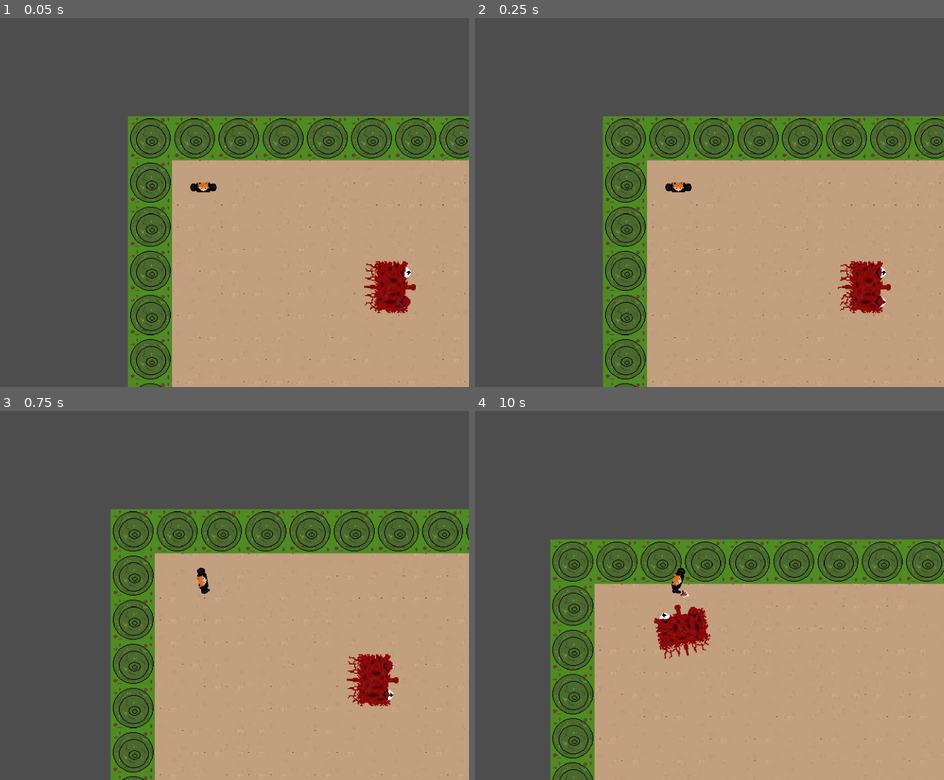
Above: before the commit, frames 1-4 (two rows, left to right).
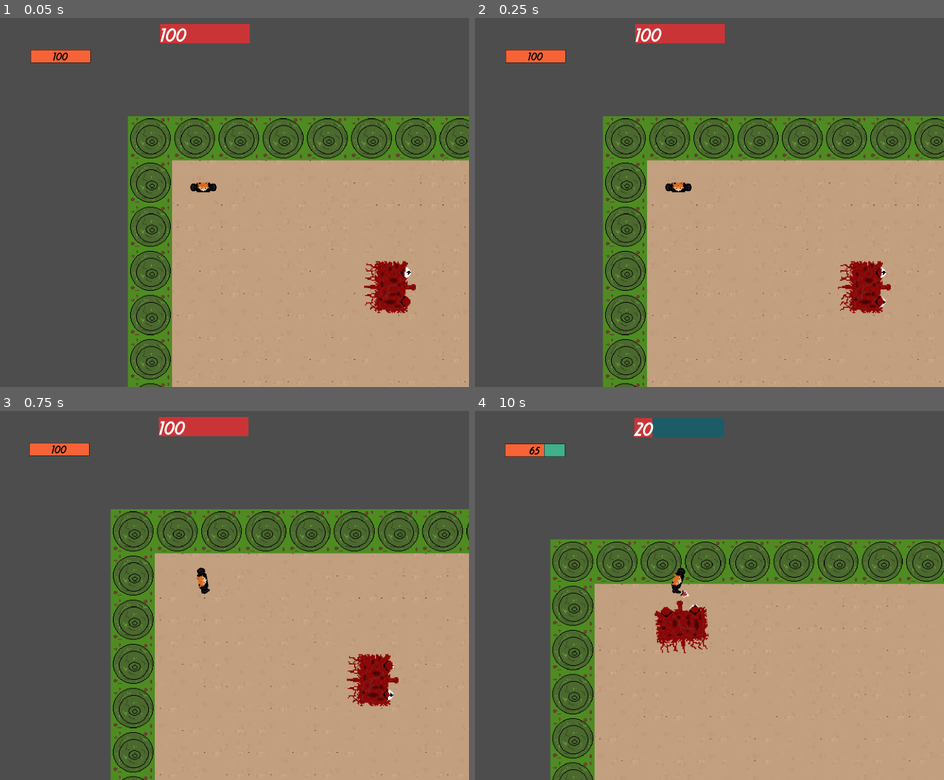
Above: after the commit, the same moments.

Repository: Hanover-CS/HC24-Max-Bowe-Senior-Project
Game: Godot game, scene res://Scenes/boss_scene.tscn
Two runs of this game, one before a commit and one after it. Both use one fixed random seed, a clock stepped at 60 frames per second and the inputs below. This scene is started directly instead of the project's main scene.
Inputs (mouse positions are in pixels of both pictures, inside the frame that each line leads up to):
- Up to frame 1 (0.05 s): no input
- Up to frame 2 (0.25 s): no input
- Up to frame 3 (0.75 s): tap Enter at 0.5 s; move the mouse to (318, 562) at 0.52 s; hold D (right) from 0.53 s (still down); click (318, 562) at 0.6 s
- Up to frame 4 (10 s): release D (right) at 1.25 s; drag from (573, 599) to (695, 584) at 1.27 s; move the mouse to (732, 492) at 2.02 s; hold D (right) 2.03-2.75 s; tap Alt at 2.1, 5.1, 8.1 s; drag from (653, 661) to (517, 521) at 2.77 s; move the mouse to (836, 639) at 3.52 s; hold A (left) 3.53-4.25 s; click (836, 639) at 3.6 s; drag from (517, 521) to (723, 599) at 4.27 s; move the mouse to (704, 580) at 5.02 s; hold Down (down) 5.03-5.75 s; click (704, 580) at 5.17 s; drag from (596, 481) to (686, 565) at 5.77 s; move the mouse to (793, 562) at 6.52 s; hold Up (up) 6.53-7.25 s; click (793, 562) at 6.6 s; drag from (573, 599) to (676, 580) at 7.27 s; move the mouse to (732, 492) at 8.02 s; hold Down (down) 8.03-8.75 s; drag from (653, 661) to (517, 521) at 8.77 s; move the mouse to (836, 639) at 9.52 s; hold Up (up) from 9.53 s (still down); click (836, 639) at 9.6 s

The runs differ from the first frame. In frame 1, 1.5% of the frame differs, in the area x 6-54%, y 1-13%; in frame 2, 1.5%; in frame 3, 1.5%; in frame 4, 2.2%, in the area x 6-54%, y 1-68%.

Commit message:
added mystery_scene where you can get an upgrade

Diff:
--- a/project/Characters/Enemy/boss.gd
+++ b/project/Characters/Enemy/boss.gd
@@ -4,6 +4,7 @@
 var animations
 var sees_player = false
 var player
+var player_damage: int
 var speed = 100
 var can_be_attacked = true
 var player_in_range = false
@@ -14,6 +15,7 @@
 	pass
 
 func _ready():
+	player_damage = global.playerDamage
 	animations = $BossSprite
 
 func _physics_process(delta):
@@ -38,10 +40,18 @@
 		# another built in function that moves an object to a point in space
 		move_and_collide(((player.position - position)/speed))
 
+
+func damage_enemy():
+	if player_in_range and global.player_attacking and can_be_attacked:
+		$DamageCooldown.start()
+		can_be_attacked = false
+		health -= player_damage
+		print("Boss has taken ", player_damage, " damage, current health is: ", health)
+
 func check_player_attacking():
-	if global.player_attacking and can_be_attacked:
+	if global.player_attacking and can_be_attacked and player_in_range:
 		can_be_attacked = false
-		health -= 10
+		health -= player_damage
 		print(health)
 		$DamageCooldown.start()
 
@@ -67,3 +77,14 @@
 func _on_death_animation_timeout():
 	emit_signal("boss_defeated")
 	self.queue_free()
+
+func _on_hit_box_area_entered(area):
+	if area.has_method('player_attack_box'):
+		player_in_range = true
+
+# called when a body exits its hitbox, will check if player, if so,
+# player_in_range is marked false
+
+func _on_hit_box_area_exited(area):
+	if area.has_method('player_attack_box'):
+		player_in_range = false
--- a/project/Characters/Enemy/boss.tscn
+++ b/project/Characters/Enemy/boss.tscn
@@ -217,6 +217,9 @@
 
 [sub_resource type="RectangleShape2D" id="RectangleShape2D_31i66"]
 size = Vector2(28, 42)
+
+[sub_resource type="RectangleShape2D" id="RectangleShape2D_4sh47"]
+size = Vector2(28, 46)
 
 [node name="Boss" type="CharacterBody2D"]
 script = ExtResource("1_uwhtc")
@@ -254,8 +257,15 @@
 [node name="DeathAnimation" type="Timer" parent="."]
 wait_time = 2.0
 
+[node name="HitBox" type="Area2D" parent="."]
+
+[node name="CollisionShape2D" type="CollisionShape2D" parent="HitBox"]
+shape = SubResource("RectangleShape2D_4sh47")
+
 [connection signal="body_entered" from="BossSight" to="." method="_on_boss_sight_body_entered"]
 [connection signal="body_exited" from="BossSight" to="." method="_on_boss_sight_body_exited"]
 [connection signal="body_entered" from="AttackBox" to="." method="_on_attack_box_body_entered"]
 [connection signal="timeout" from="DamageCooldown" to="." method="_on_damage_cooldown_timeout"]
 [connection signal="timeout" from="DeathAnimation" to="." method="_on_death_animation_timeout"]
+[connection signal="area_entered" from="HitBox" to="." method="_on_hit_box_area_entered"]
+[connection signal="area_exited" from="HitBox" to="." method="_on_hit_box_area_exited"]
--- a/project/Characters/Enemy/enemy_eye.gd
+++ b/project/Characters/Enemy/enemy_eye.gd
@@ -3,6 +3,7 @@
 var health = 100
 var can_take_damage = true
 var player_in_range = false
+var player_damage : int
 var player_chase = false
 var blinking = false
 
@@ -15,6 +16,7 @@
 
 func _ready():
 	global.enemies.append(self)
+	player_damage = global.playerDamage
 	animations = $EyeSprite
 	$BlinkAnimationTimer.wait_time = randi_range(3,5)
 
@@ -56,8 +58,8 @@
 		animations.play("damaged")
 		$DamageCooldown.start()
 		can_take_damage = false
-		health -= 20
-		print(self, "eye has taken 20 damage, current health is: ", health)
+		health -= player_damage
+		print("eye has taken ", player_damage, " damage, current health is: ", health)
 	if health <= 0:
 		var index = global.enemies.find(self)
 		global.enemies.pop_at(index)
--- a/project/Characters/Player/AttackBox.gd
+++ b/project/Characters/Player/AttackBox.gd
@@ -1 +1,4 @@
 extends Area2D
+
+func player_attack_box():
+	pass
--- a/project/Characters/Player/player.gd
+++ b/project/Characters/Player/player.gd
@@ -3,7 +3,7 @@
 var enemy_in_range = false
 var enemy_attack_cooldown = true
 var health: int
-const speed: int = 500
+var speed: int
 var player_alive = true
 var boss_in_range = false
 var attacking = false
@@ -13,6 +13,7 @@
 
 func _ready():
 	health = global.playerHealth
+	speed = global.playerSpeed
 	animations = $PlayerSprite
 
 	createEnemyTimer()
--- a/project/Characters/Player/player.tscn
+++ b/project/Characters/Player/player.tscn
@@ -1,7 +1,8 @@
-[gd_scene load_steps=6 format=3 uid="uid://dvt1burcnk2jb"]
+[gd_scene load_steps=7 format=3 uid="uid://dvt1burcnk2jb"]
 
 [ext_resource type="Script" path="res://Characters/Player/player.gd" id="1_0l7h8"]
 [ext_resource type="SpriteFrames" uid="uid://dkwgw24xo6dq2" path="res://Characters/Player/player_attack_frames.tres" id="2_hu31w"]
+[ext_resource type="Script" path="res://Characters/Player/AttackBox.gd" id="3_41eav"]
 
 [sub_resource type="CapsuleShape2D" id="CapsuleShape2D_qbdd5"]
 radius = 12.0
@@ -32,6 +33,7 @@
 
 [node name="AttackBox" type="Area2D" parent="."]
 monitoring = false
+script = ExtResource("3_41eav")
 
 [node name="CollisionShape2D" type="CollisionShape2D" parent="AttackBox"]
 position = Vector2(52, 20.625)
--- a/project/Scenes/BossScene.gd
+++ b/project/Scenes/BossScene.gd
@@ -1,21 +1,54 @@
 extends Node2D
 
-
-# Called when the node enters the scene tree for the first time.
 func _ready():
-	pass # Replace with function body.
+	set_health_bar($PlayerHealthBar, $Player)
+	set_health_bar($BossHealthBar, $Boss)
 
 
 # Called every frame. 'delta' is the elapsed time since the previous frame.
 func _process(delta):
 	check_level_passed()
+	health_bar_follow_player()
+	update_health()
 
 
 func check_level_passed():
-	if (global.bossDead):
+	if (global.bossDead && $LeaveLevelTimer.is_stopped()):
+		$BossHealthBar.visible = false
+		$BossHealthLabel.visible = false
 		$LeaveLevelTimer.start()
+		reset_global_stats()
 
+func reset_global_stats():
+	global.player_attacking = false
+	global.fightScene = false
+	global.types = []
+	global.clickedStatus = []
+	global.enemies = []
+	global.playerHealth = 100
+	global.playerPosition = Vector2(0,0)
+
+
+func set_health_bar(bar: ProgressBar, character: CharacterBody2D):
+	bar.max_value = character.health
+
+func health_bar_follow_player():
+	$PlayerHealthBar.position = $Player.position - Vector2(1000, 800)
+	$PlayerHealthLabel.position = $Player.position - Vector2(1000, 815)
+	$BossHealthBar.position = $Player.position - Vector2(250, 950)
+	$BossHealthLabel.position = $Player.position - Vector2(250, 975)
+
+func update_health():
+	$PlayerHealthBar.value = $Player.health
+	$PlayerHealthLabel.text = str($Player.health)
+	if !global.bossDead:
+		$BossHealthBar.value = $Boss.health
+		$BossHealthLabel.text = str($Boss.health)
+	else:
+		$BossHealthBar.value = 0
+		$BossHealthLabel.text = str(0)
 
 
 func _on_leave_level_timer_timeout():
+	print("leaving level")
 	custom_scene_manager.SwitchScene("main_menu")
--- a/project/Scenes/boss_scene.tscn
+++ b/project/Scenes/boss_scene.tscn
@@ -105,6 +105,37 @@
 outline_size = 10
 outline_color = Color(0, 0, 0, 1)
 
+[sub_resource type="StyleBoxFlat" id="StyleBoxFlat_cfr6u"]
+bg_color = Color(0.25098, 0.690196, 0.541176, 1)
+border_width_left = 2
+border_width_top = 2
+border_width_right = 2
+border_width_bottom = 2
+border_color = Color(0.0235294, 0.0235294, 0.0235294, 1)
+
+[sub_resource type="StyleBoxFlat" id="StyleBoxFlat_hpo4g"]
+bg_color = Color(0.968627, 0.388235, 0.211765, 1)
+border_width_left = 2
+border_width_top = 2
+border_width_right = 2
+border_width_bottom = 2
+border_color = Color(0, 0, 0, 1)
+
+[sub_resource type="LabelSettings" id="LabelSettings_7gpgt"]
+font = ExtResource("7_0rvei")
+font_size = 86
+font_color = Color(0.027451, 0.027451, 0.027451, 1)
+
+[sub_resource type="StyleBoxFlat" id="StyleBoxFlat_y1rf0"]
+bg_color = Color(0.105882, 0.360784, 0.403922, 1)
+
+[sub_resource type="StyleBoxFlat" id="StyleBoxFlat_285ng"]
+bg_color = Color(0.796078, 0.203922, 0.215686, 1)
+
+[sub_resource type="LabelSettings" id="LabelSettings_sjdjp"]
+font = ExtResource("7_0rvei")
+font_size = 150
+
 [node name="BossScene" type="Node2D"]
 script = ExtResource("1_3p1kr")
 
@@ -136,6 +167,7 @@
 
 [node name="LeaveLevelTimer" type="Timer" parent="."]
 wait_time = 4.0
+one_shot = true
 
 [node name="WinScreen" type="Control" parent="."]
 visible = false
@@ -161,5 +193,47 @@
 text = "Boss Defeated"
 label_settings = SubResource("LabelSettings_vlnvr")
 
+[node name="PlayerHealthBar" type="ProgressBar" parent="."]
+z_index = 10
+offset_left = -357.0
+offset_top = -39.0
+offset_right = -8.0
+offset_bottom = 36.0
+theme_override_styles/background = SubResource("StyleBoxFlat_cfr6u")
+theme_override_styles/fill = SubResource("StyleBoxFlat_hpo4g")
+step = 1.0
+show_percentage = false
+
+[node name="PlayerHealthLabel" type="Label" parent="."]
+z_index = 10
+offset_left = -356.0
+offset_top = -64.0
+offset_right = -9.0
+offset_bottom = 30.0
+text = "swag"
+label_settings = SubResource("LabelSettings_7gpgt")
+horizontal_alignment = 1
+vertical_alignment = 2
+
+[node name="BossHealthBar" type="ProgressBar" parent="."]
+z_index = 10
+offset_left = 537.0
+offset_top = 86.0
+offset_right = 1057.0
+offset_bottom = 197.0
+theme_override_styles/background = SubResource("StyleBoxFlat_y1rf0")
+theme_override_styles/fill = SubResource("StyleBoxFlat_285ng")
+step = 1.0
+show_percentage = false
+
+[node name="BossHealthLabel" type="Label" parent="."]
+z_index = 11
+offset_left = 559.0
+offset_top = 20.0
+offset_right = 1032.0
+offset_bottom = 223.0
+text = "boss swag"
+label_settings = SubResource("LabelSettings_sjdjp")
+
 [connection signal="boss_defeated" from="Boss" to="WinScreen" method="_on_boss_boss_defeated"]
 [connection signal="timeout" from="LeaveLevelTimer" to="." method="_on_leave_level_timer_timeout"]
--- a/project/Scenes/custom_scene_manager.tscn
+++ b/project/Scenes/custom_scene_manager.tscn
@@ -8,6 +8,7 @@
 "boss_scene": &"res://Scenes/boss_scene.tscn",
 "fight_scene": &"res://Scenes/fight_scene.tscn",
 "main_menu": &"res://Scenes/main_menu.tscn",
+"mystery_scene": &"res://Scenes/mystery_scene.tscn",
 "tile_selector": &"res://Scenes/tile_selector.tscn"
 }
 metadata/_edit_pinned_properties_ = [&"Scenes"]
--- a/project/Scenes/fight_scene.gd
+++ b/project/Scenes/fight_scene.gd
@@ -10,6 +10,7 @@
 
 func _ready():
 	spawn_enemies()
+	set_player_health_bar()
 
 # spawns enemies in a random position in the 2D space
 
--- a/project/Scenes/main_menu.gd
+++ b/project/Scenes/main_menu.gd
@@ -1,15 +1,6 @@
 extends MarginContainer
 
 class_name CustomSceneManagerMainMenu
-
-# Called when the node enters the scene tree for the first time.
-func _ready():
-	pass # Replace with function body.
-
-
-# Called every frame. 'delta' is the elapsed time since the previous frame.
-func _process(delta):
-	pass
 
 # listens for input on the start button, starts tile_selector on input
 
--- /dev/null
+++ b/project/Scenes/mystery_scene.gd
@@ -0,0 +1,15 @@
+extends Node2D
+
+
+# Called when the node enters the scene tree for the first time.
+func _ready():
+	pass # Replace with function body.
+
+
+# Called every frame. 'delta' is the elapsed time since the previous frame.
+func _process(delta):
+	pass
+
+
+func _on_item_item_selected():
+	custom_scene_manager.SwitchScene("tile_selector")
--- /dev/null
+++ b/project/Scenes/mystery_scene.tscn
@@ -0,0 +1,111 @@
+[gd_scene load_steps=9 format=3 uid="uid://kibfe0orvcy7"]
+
+[ext_resource type="Texture2D" uid="uid://do6g64qcinv2k" path="res://graphics/ground_tiles.png" id="1_qh68s"]
+[ext_resource type="Script" path="res://Scenes/mystery_scene.gd" id="1_tmxhc"]
+[ext_resource type="Texture2D" uid="uid://cljbosw4dslma" path="res://graphics/stone.png" id="2_rguwi"]
+[ext_resource type="PackedScene" uid="uid://dvt1burcnk2jb" path="res://Characters/Player/player.tscn" id="3_7w7ip"]
+[ext_resource type="PackedScene" uid="uid://c1vgmfwbqicbq" path="res://objects/item.tscn" id="4_250f7"]
+
+[sub_resource type="TileSetAtlasSource" id="TileSetAtlasSource_502k0"]
+texture = ExtResource("1_qh68s")
+texture_region_size = Vector2i(32, 32)
+0:0/0 = 0
+0:0/0/physics_layer_0/linear_velocity = Vector2(0, 0)
+0:0/0/physics_layer_0/angular_velocity = 0.0
+1:0/0 = 0
+1:0/0/physics_layer_0/linear_velocity = Vector2(0, 0)
+1:0/0/physics_layer_0/angular_velocity = 0.0
+0:1/0 = 0
+0:1/0/physics_layer_0/linear_velocity = Vector2(0, 0)
+0:1/0/physics_layer_0/angular_velocity = 0.0
+1:1/0 = 0
+1:1/0/physics_layer_0/linear_velocity = Vector2(0, 0)
+1:1/0/physics_layer_0/angular_velocity = 0.0
+2:1/0 = 0
+2:1/0/physics_layer_0/linear_velocity = Vector2(0, 0)
+2:1/0/physics_layer_0/angular_velocity = 0.0
+3:1/0 = 0
+3:1/0/physics_layer_0/linear_velocity = Vector2(0, 0)
+3:1/0/physics_layer_0/angular_velocity = 0.0
+2:0/0 = 0
+2:0/0/physics_layer_0/linear_velocity = Vector2(0, 0)
+2:0/0/physics_layer_0/angular_velocity = 0.0
+3:0/0 = 0
+3:0/0/physics_layer_0/linear_velocity = Vector2(0, 0)
+3:0/0/physics_layer_0/angular_velocity = 0.0
+0:2/0 = 0
+0:2/0/physics_layer_0/linear_velocity = Vector2(0, 0)
+0:2/0/physics_layer_0/angular_velocity = 0.0
+1:2/0 = 0
+1:2/0/physics_layer_0/linear_velocity = Vector2(0, 0)
+1:2/0/physics_layer_0/angular_velocity = 0.0
+2:2/0 = 0
+2:2/0/physics_layer_0/linear_velocity = Vector2(0, 0)
+2:2/0/physics_layer_0/angular_velocity = 0.0
+3:2/0 = 0
+3:2/0/physics_layer_0/linear_velocity = Vector2(0, 0)
+3:2/0/physics_layer_0/angular_velocity = 0.0
+0:3/0 = 0
+0:3/0/physics_layer_0/linear_velocity = Vector2(0, 0)
+0:3/0/physics_layer_0/angular_velocity = 0.0
+1:3/0 = 0
+1:3/0/physics_layer_0/linear_velocity = Vector2(0, 0)
+1:3/0/physics_layer_0/angular_velocity = 0.0
+2:3/0 = 0
+2:3/0/physics_layer_0/linear_velocity = Vector2(0, 0)
+2:3/0/physics_layer_0/angular_velocity = 0.0
+3:3/0 = 0
+3:3/0/physics_layer_0/linear_velocity = Vector2(0, 0)
+3:3/0/physics_layer_0/angular_velocity = 0.0
+3:4/0 = 0
+3:4/0/physics_layer_0/linear_velocity = Vector2(0, 0)
+3:4/0/physics_layer_0/angular_velocity = 0.0
+2:4/0 = 0
+2:4/0/physics_layer_0/linear_velocity = Vector2(0, 0)
+2:4/0/physics_layer_0/angular_velocity = 0.0
+1:4/0 = 0
+1:4/0/physics_layer_0/linear_velocity = Vector2(0, 0)
+1:4/0/physics_layer_0/angular_velocity = 0.0
+0:4/0 = 0
+0:4/0/physics_layer_0/linear_velocity = Vector2(0, 0)
+0:4/0/physics_layer_0/angular_velocity = 0.0
+
+[sub_resource type="TileSetAtlasSource" id="TileSetAtlasSource_um8pe"]
+texture = ExtResource("2_rguwi")
+texture_region_size = Vector2i(32, 32)
+0:0/0 = 0
+0:0/0/physics_layer_0/linear_velocity = Vector2(0, 0)
+0:0/0/physics_layer_0/angular_velocity = 0.0
+0:0/0/physics_layer_0/polygon_0/points = PackedVector2Array(-15.5564, -15.7331, 15.2028, -15.7331, 15.2028, 15.5563, -15.7331, 15.5563)
+
+[sub_resource type="TileSet" id="TileSet_3j2es"]
+tile_size = Vector2i(32, 32)
+physics_layer_0/collision_layer = 1
+sources/0 = SubResource("TileSetAtlasSource_502k0")
+sources/1 = SubResource("TileSetAtlasSource_um8pe")
+
+[node name="MysteryScene" type="Node2D"]
+script = ExtResource("1_tmxhc")
+
+[node name="TileMap" type="TileMap" parent="."]
+texture_filter = 3
+scale = Vector2(4, 4)
+tile_set = SubResource("TileSet_3j2es")
+cell_quadrant_size = 32
+format = 2
+layer_0/name = "layer 1"
+layer_0/tile_data = PackedInt32Array(-65536, 1, 0, -65535, 1, 0, -65534, 1, 0, -65533, 1, 0, -65532, 1, 0, -65531, 1, 0, -65530, 1, 0, -65529, 1, 0, -1, 1, 0, 65535, 1, 0, 131071, 1, 0, 196607, 1, 0, 262143, 1, 0, 327679, 1, 0, 262144, 1, 0, 262145, 1, 0, 262146, 1, 0, 262147, 1, 0, 262148, 1, 0, 262149, 1, 0, 262150, 1, 0, 262151, 1, 0, 7, 1, 0, 65543, 1, 0, 131079, 1, 0, 196615, 1, 0, 0, 65536, 4, 1, 196608, 4, 2, 65536, 4, 3, 131072, 4, 4, 196608, 4, 5, 65536, 4, 6, 196608, 4, 65536, 196608, 4, 65537, 131072, 4, 65538, 196608, 4, 65539, 196608, 4, 65540, 196608, 4, 65541, 196608, 4, 65542, 0, 4, 131072, 0, 4, 131073, 65536, 4, 131074, 196608, 4, 131075, 196608, 4, 131076, 131072, 4, 131077, 65536, 4, 131078, 131072, 4, 196608, 0, 4, 196609, 131072, 4, 196610, 196608, 4, 196611, 131072, 4, 196612, 65536, 4, 196613, 0, 4, 196614, 196608, 4)
+
+[node name="Player" parent="." instance=ExtResource("3_7w7ip")]
+position = Vector2(68, 105)
+
+[node name="Camera2D" type="Camera2D" parent="Player"]
+zoom = Vector2(2, 2)
+position_smoothing_enabled = true
+position_smoothing_speed = 10.0
+
+[node name="Item" parent="." instance=ExtResource("4_250f7")]
+position = Vector2(450, 256)
+scale = Vector2(2.5, 2.5)
+
+[connection signal="itemSelected" from="Item" to="." method="_on_item_item_selected"]
--- a/project/Scenes/tile_button.gd
+++ b/project/Scenes/tile_button.gd
@@ -11,4 +11,4 @@
 	elif(get_meta("type") == "boss"):
 		custom_scene_manager.SwitchScene("boss_scene")
 	else:
-		custom_scene_manager.SwitchScene("fight_scene")
+		custom_scene_manager.SwitchScene("mystery_scene")
--- a/project/customscenemanager.gd
+++ b/project/customscenemanager.gd
@@ -10,7 +10,7 @@
 
 # starts the main(first) scene
 
-func _ready() -> void:
+func _ready():
 	var mainScene : StringName = ProjectSettings.get_setting("application/run/main_scene")
 	currentSceneName = Scenes.find_key(mainScene)
 
--- a/project/global.gd
+++ b/project/global.gd
@@ -17,3 +17,7 @@
 var bossDead = false
 
 var playerPosition = Vector2(0,0)
+
+var playerSpeed = 500
+
+var playerDamage = 10
--- /dev/null
+++ b/project/objects/item.gd
@@ -0,0 +1,20 @@
+extends Node2D
+
+signal itemSelected
+
+# Called when the node enters the scene tree for the first time.
+func _ready():
+	pass # Replace with function body.
+
+
+# Called every frame. 'delta' is the elapsed time since the previous frame.
+func _process(delta):
+	pass
+
+
+func _on_item_list_item_selected(index):
+	if index == 0:
+		global.playerSpeed += 50
+	else:
+		global.playerDamage += 10
+	emit_signal("itemSelected")
--- /dev/null
+++ b/project/objects/item.tscn
@@ -0,0 +1,35 @@
+[gd_scene load_steps=4 format=3 uid="uid://c1vgmfwbqicbq"]
+
+[ext_resource type="Script" path="res://objects/item.gd" id="1_hllsw"]
+[ext_resource type="Texture2D" uid="uid://dy5k7losmq5p3" path="res://graphics/item_pickup.png" id="1_i86t4"]
+
+[sub_resource type="CircleShape2D" id="CircleShape2D_40tsa"]
+radius = 14.0
+
+[node name="Item" type="Node2D"]
+script = ExtResource("1_hllsw")
+
+[node name="Area2D" type="Area2D" parent="."]
+
+[node name="CollisionShape2D" type="CollisionShape2D" parent="Area2D"]
+shape = SubResource("CircleShape2D_40tsa")
+
+[node name="Sprite2D" type="Sprite2D" parent="."]
+texture_filter = 3
+texture = ExtResource("1_i86t4")
+
+[node name="ItemList" type="ItemList" parent="."]
+z_index = 10
+texture_filter = 3
+offset_left = -63.0
+offset_top = -28.0
+offset_right = 69.0
+offset_bottom = 22.0
+theme_override_font_sizes/font_size = 12
+allow_search = false
+auto_height = true
+item_count = 2
+item_0/text = "Speed Upgrade"
+item_1/text = "Strength Upgrade"
+
+[connection signal="item_selected" from="ItemList" to="." method="_on_item_list_item_selected"]
Not shown: 1 places in project/Characters/Enemy/boss.tscn that only renumber resources
Not shown: 1 places in project/Scenes/boss_scene.tscn that only renumber resources
Binary file added: project/graphics/item_pickup.aseprite
Binary file added: project/graphics/item_pickup.png
Not shown, added: project/graphics/item_pickup.png.import
Binary file added: project/graphics/stone.aseprite
Binary file added: project/graphics/stone.png
Not shown, added: project/graphics/stone.png.import
